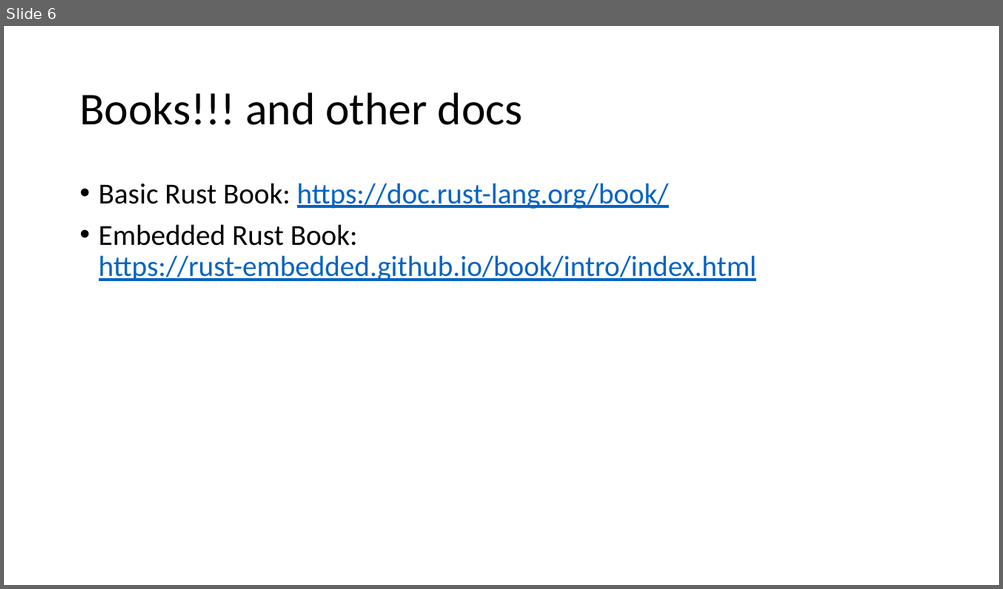
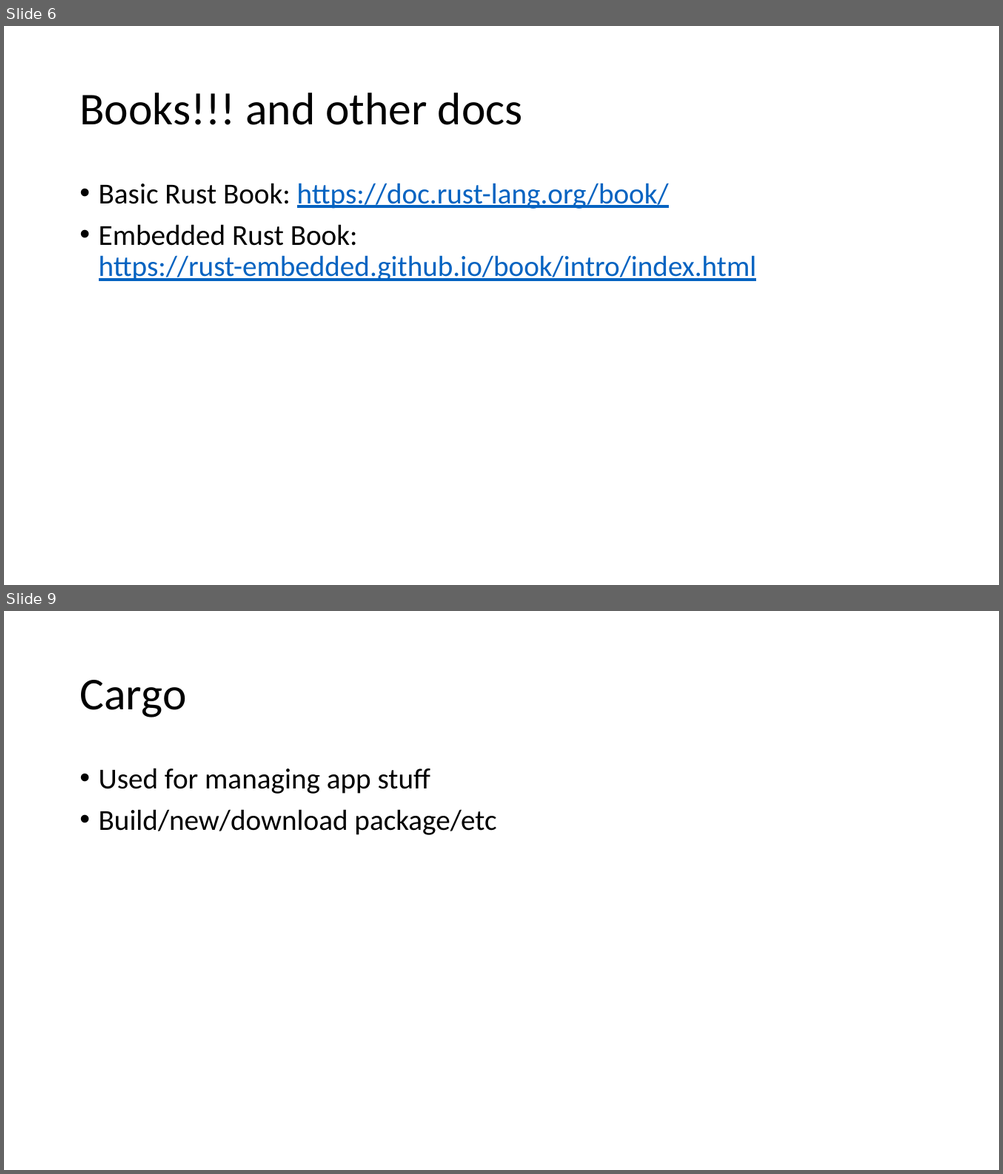
Before and after one commit to ProgrammerAL/Presentations-2019, a slide deck: 09-04 - Making the Case for Rust/Making the Case for Rust.pptx. Shown one above the other, each under a label of ours: slide 6 before the commit, slides 6 and 9 after it; the slides between them are not shown. The pictures are 1003x589 and 1003x1174 pixels, drawn with LibreOffice and Linux fonts; fonts in the diff are those of the drawing. Boxes give left, top, right and bottom in pixels: in the first picture for what was removed or moved away, otherwise in the second. Text is boxed around its words. In the diff, an @@ line names an element or a change of style, - is before the commit and + after.

```diff
--- a/09-04 - Making the Case for Rust/Making the Case for Rust.pptx
+++ b/09-04 - Making the Case for Rust/Making the Case for Rust.pptx
@@ slide 9 added at (4, 611, 999, 1170), background #FFFFFF @@
@@ title added at (79, 680, 186, 718), 44 pt, text #000000 @@
+Cargo
@@ text added at (99, 768, 496, 835), 28 pt, text #000000 @@
+• Used for managing app stuff
+• Build/new/download package/etc
```
Also in this commit, not shown: 3 slides changed, 9 other slides added.
